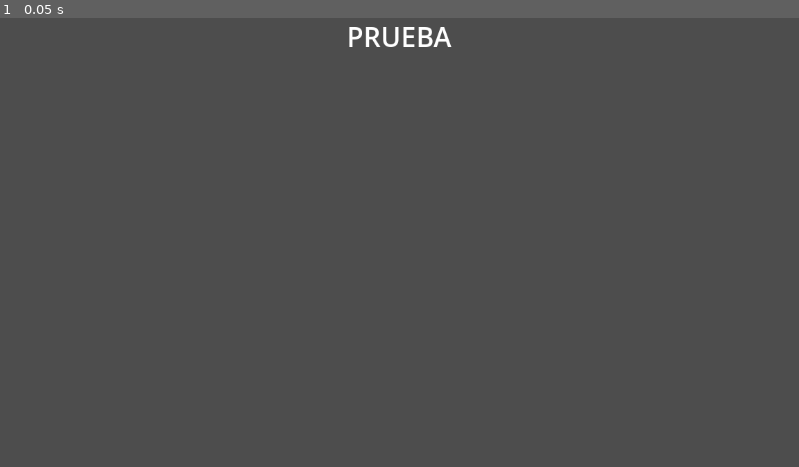
Above: before the commit, frame 1.
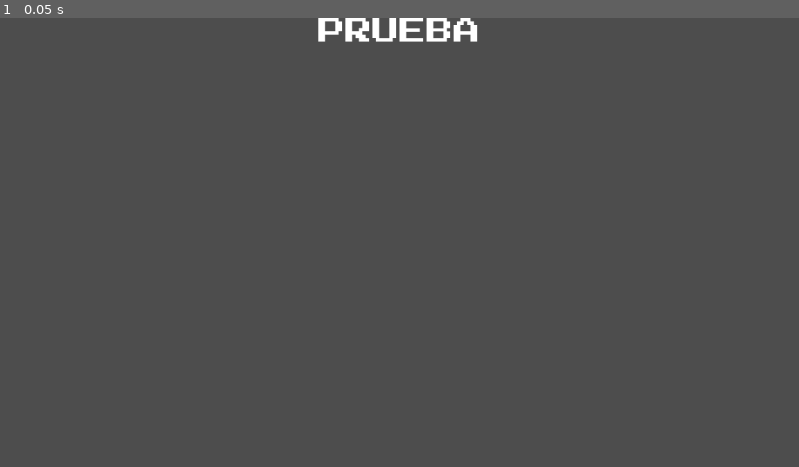
Above: after the commit, the same moment.

Repository: TonyCast2005/Galileo
Game: Godot game, scene res://escenas/menu.tscn
Same seed, same stepped clock (60 frames per second), same inputs: the game is played once before the commit and once after it. The project has no main scene, so this scene is started directly.
Inputs:
- Up to frame 1 (0.05 s): no input

The runs differ from the first frame. In frame 1, 0.8% of the frame differs, in the area x 39-60%, y 0-7%.

Commit message:
Examen De ubicacion iniciado

Diff:
--- /dev/null
+++ b/galileo/Scripts/TestUbicacion/AvisoDeNivel/Gato_AvisoNivel.gd
@@ -0,0 +1,15 @@
+extends Sprite2D
+
+func _ready():
+    inclinar()
+
+func inclinar():
+    var tween = create_tween()
+    tween.set_loops() # se repite infinito
+
+    # Inclinar a la derecha (0.2 rad ≈ 11 grados)
+    tween.tween_property(self, "rotation", 0.2, 0.8).set_trans(Tween.TRANS_SINE).set_ease(Tween.EASE_IN_OUT)
+    # Inclinar a la izquierda (-0.2 rad)
+    tween.tween_property(self, "rotation", -0.2, 1.6).set_trans(Tween.TRANS_SINE).set_ease(Tween.EASE_IN_OUT)
+    # Regresar al centro (0 rad)
+    tween.tween_property(self, "rotation", 0, 0.8).set_trans(Tween.TRANS_SINE).set_ease(Tween.EASE_IN_OUT)
--- /dev/null
+++ b/galileo/Scripts/TestUbicacion/AvisoDeNivel/aviso_nivel.gd
@@ -0,0 +1,3 @@
+extends Control
+func lanzar_confetti():
+    $Confetti.emitting = true
--- /dev/null
+++ b/galileo/Scripts/TestUbicacion/Instrucciones/Instucciones.gd
@@ -0,0 +1,92 @@
+extends Node2D
+
+@onready var label = $NinePatchRect/TextoInstrucciones
+@onready var gato = $Sprite2D
+@onready var boton = $comenzar
+
+var instrucciones = [
+    "¡Hola! Soy tu gato guía 😺.",
+    "En este examen tendrás 10 preguntas.",
+    "Tienes 15 minutos para responder.",
+    "¡Haz tu mejor esfuerzo y mucha suerte!"
+]
+
+var indice = 0
+var velocidad = 0.044
+var tween_habla: Tween = null
+var tween_idle: Tween = null
+var escribiendo = false
+var dialogos_terminados = false
+
+func _ready():
+    boton.hide()
+    animar_idle(true)  # Activar movimiento idle al inicio
+    mostrar_instruccion()
+
+func mostrar_instruccion():
+    if indice < instrucciones.size():
+        escribir_texto(instrucciones[indice])
+    else:
+        label.text = "¡Listo! Pulsa el botón para comenzar el examen."
+        dialogos_terminados = true
+        boton.show()
+
+func escribir_texto(texto: String) -> void:
+    label.text = ""
+    escribiendo = true
+    boton.hide()
+
+    # Desactivar idle mientras habla
+    animar_idle(false)
+
+    # Activar animación de hablar
+    animar_habla(true)
+
+    for i in texto.length():
+        label.text += texto[i]
+        await get_tree().create_timer(velocidad).timeout
+
+    # Termina la animación
+    animar_habla(false)
+    escribiendo = false
+    boton.show()
+
+    # Reactivar idle cuando no habla
+    animar_idle(true)
+    indice += 1
+
+func animar_habla(habla: bool):
+    if habla:
+        gato.texture = preload("res://assets/sprites/ui/Galileo/Galileo Hablando 1.png")
+        tween_habla = create_tween()
+        tween_habla.set_loops()
+        tween_habla.tween_property(gato, "position:y", gato.position.y + 3, 0.1).set_trans(Tween.TRANS_SINE).set_ease(Tween.EASE_IN_OUT)
+        tween_habla.tween_property(gato, "position:y", gato.position.y, 0.1).set_trans(Tween.TRANS_SINE).set_ease(Tween.EASE_IN_OUT)
+    else:
+        gato.texture = preload("res://assets/sprites/ui/Galileo/Feli.png")
+        if tween_habla:
+            tween_habla.kill()
+            tween_habla = null
+
+# Animación idle: ligera rotación izquierda-derecha
+func animar_idle(activo: bool):
+    if activo:
+        if tween_idle:
+            tween_idle.kill()
+        tween_idle = create_tween()
+        tween_idle.set_loops()
+        tween_idle.tween_property(gato, "rotation_degrees", 5, 1).set_trans(Tween.TRANS_SINE).set_ease(Tween.EASE_IN_OUT)
+        tween_idle.tween_property(gato, "rotation_degrees", -5, 2).set_trans(Tween.TRANS_SINE).set_ease(Tween.EASE_IN_OUT)
+        tween_idle.tween_property(gato, "rotation_degrees", 0, 1).set_trans(Tween.TRANS_SINE).set_ease(Tween.EASE_IN_OUT)
+    else:
+        if tween_idle:
+            tween_idle.kill()
+            tween_idle = null
+        gato.rotation_degrees = 0
+
+# Función conectada al botón
+func _on_comenzar_pressed():
+    if dialogos_terminados:
+        get_tree().change_scene_to_file("res://escenas/TestUbicacion/Examen.tscn")
+    else:
+        mostrar_instruccion()
--- /dev/null
+++ b/galileo/escenas/TestUbicacion/Examen.tscn
@@ -0,0 +1,47 @@
+[gd_scene format=3 uid="uid://btqowb15bop7l"]
+
+[node name="Control" type="Control"]
+layout_mode = 3
+anchors_preset = 15
+anchor_right = 1.0
+anchor_bottom = 1.0
+grow_horizontal = 2
+grow_vertical = 2
+
+[node name="ColorRect" type="ColorRect" parent="."]
+layout_mode = 1
+anchors_preset = 15
+anchor_right = 1.0
+anchor_bottom = 1.0
+grow_horizontal = 2
+grow_vertical = 2
+color = Color(0.539972, 0.0524385, 0.693837, 1)
+
+[node name="Progreso" type="Label" parent="."]
+layout_mode = 0
+offset_left = 54.0
+offset_top = 22.0
+offset_right = 665.0
+offset_bottom = 88.0
+theme_override_font_sizes/font_size = 32
+text = "PREGUNTA NUMERO 3"
+horizontal_alignment = 1
+vertical_alignment = 1
+
+[node name="PreguntaContainer" type="VBoxContainer" parent="."]
+layout_mode = 1
+anchors_preset = 15
+anchor_right = 1.0
+anchor_bottom = 1.0
+offset_top = 123.0
+offset_bottom = -167.0
+grow_horizontal = 2
+grow_vertical = 2
+
+[node name="Button" type="Button" parent="."]
+layout_mode = 0
+offset_left = 467.0
+offset_top = 1145.0
+offset_right = 692.0
+offset_bottom = 1247.0
+text = "siguiente"
--- /dev/null
+++ b/galileo/escenas/TestUbicacion/Instrucciones.tscn
@@ -0,0 +1,49 @@
+[gd_scene load_steps=4 format=3 uid="uid://kcyilinq4jcx"]
+
+[ext_resource type="Script" uid="uid://bcxkpsldudoor" path="res://Scripts/TestUbicacion/Instrucciones/Instucciones.gd" id="1_rumnk"]
+[ext_resource type="Texture2D" uid="uid://cjum5jl505mim" path="res://assets/sprites/ui/Galileo/Galileo Base.png" id="2_a02lt"]
+[ext_resource type="Texture2D" uid="uid://feyahj0mae46" path="res://assets/sprites/globoTexto .png" id="2_brpxg"]
+
+[node name="Instrucciones" type="Node2D"]
+script = ExtResource("1_rumnk")
+
+[node name="ColorRect" type="ColorRect" parent="."]
+offset_left = -6.0
+offset_top = 3.0
+offset_right = 721.0
+offset_bottom = 1279.0
+color = Color(0.406785, 0.0773215, 0.486765, 1)
+
+[node name="Sprite2D" type="Sprite2D" parent="."]
+position = Vector2(222, 762)
+scale = Vector2(1.17188, 1.26953)
+texture = ExtResource("2_a02lt")
+
+[node name="NinePatchRect" type="NinePatchRect" parent="."]
+offset_left = 151.0
+offset_top = 261.0
+offset_right = 599.0
+offset_bottom = 730.0
+texture = ExtResource("2_brpxg")
+
+[node name="TextoInstrucciones" type="Label" parent="NinePatchRect"]
+layout_mode = 0
+offset_left = 76.0
+offset_top = 149.0
+offset_right = 372.0
+offset_bottom = 328.0
+theme_override_colors/font_color = Color(0, 0, 0, 1)
+theme_override_colors/font_shadow_color = Color(0, 0, 0, 1)
+theme_override_font_sizes/font_size = 29
+text = "Hola esta es una prueba de texto"
+autowrap_mode = 2
+
+[node name="comenzar" type="Button" parent="."]
+offset_left = 204.0
+offset_top = 923.0
+offset_right = 485.0
+offset_bottom = 994.0
+theme_override_font_sizes/font_size = 27
+text = "SIGUIENTE"
+
+[connection signal="pressed" from="comenzar" to="." method="_on_comenzar_pressed"]
--- /dev/null
+++ b/galileo/escenas/usuario/Mensajes/AvisoNivel.tscn
@@ -0,0 +1,99 @@
+[gd_scene load_steps=6 format=3 uid="uid://73voitwu6r4c"]
+
+[ext_resource type="Texture2D" uid="uid://bmh67ey51trx4" path="res://assets/sprites/ui/Galileo/Feli.png" id="1_7a7jo"]
+[ext_resource type="Script" uid="uid://cftmxa3i8h0qd" path="res://Scripts/TestUbicacion/AvisoDeNivel/aviso_nivel.gd" id="1_vjyao"]
+[ext_resource type="Script" uid="uid://c7irro3p3n82a" path="res://Scripts/TestUbicacion/AvisoDeNivel/Gato_AvisoNivel.gd" id="3_v1bei"]
+[ext_resource type="Texture2D" uid="uid://cjum5jl505mim" path="res://assets/sprites/ui/Galileo/Galileo Base.png" id="5_05nnh"]
+
+[sub_resource type="StyleBoxFlat" id="StyleBoxFlat_fwf31"]
+bg_color = Color(0.257484, 0.26195, 0.40107, 1)
+corner_radius_top_left = 40
+corner_radius_top_right = 40
+corner_radius_bottom_right = 40
+corner_radius_bottom_left = 40
+
+[node name="Control" type="Control"]
+layout_mode = 3
+anchors_preset = 15
+anchor_right = 1.0
+anchor_bottom = 1.0
+grow_horizontal = 2
+grow_vertical = 2
+script = ExtResource("1_vjyao")
+
+[node name="ColorRect" type="ColorRect" parent="."]
+layout_mode = 1
+anchors_preset = 15
+anchor_right = 1.0
+anchor_bottom = 1.0
+grow_horizontal = 2
+grow_vertical = 2
+color = Color(0.1627, 0.14145, 0.229818, 1)
+
+[node name="Label" type="Label" parent="."]
+layout_mode = 0
+offset_left = 97.0
+offset_top = 291.0
+offset_right = 630.0
+offset_bottom = 380.0
+theme_override_font_sizes/font_size = 41
+text = "¡Felicidades!
+"
+
+[node name="Feli" type="Sprite2D" parent="."]
+position = Vector2(353, 495)
+rotation = -0.119002
+scale = Vector2(2.13672, 2.00391)
+texture = ExtResource("1_7a7jo")
+script = ExtResource("3_v1bei")
+
+[node name="Label2" type="Label" parent="."]
+layout_mode = 0
+offset_left = 15.0
+offset_top = 699.0
+offset_right = 735.0
+offset_bottom = 894.0
+theme_override_font_sizes/font_size = 28
+text = "Has terminado el examen
+y esto te posiciona en
+el nivel"
+horizontal_alignment = 1
+
+[node name="nivelLabel" type="Label" parent="."]
+layout_mode = 0
+offset_left = 112.0
+offset_top = 825.0
+offset_right = 621.0
+offset_bottom = 941.0
+theme_override_colors/font_color = Color(1, 0.937255, 0, 1)
+theme_override_colors/font_shadow_color = Color(0.172941, 0.0561856, 0.314452, 1)
+theme_override_colors/font_outline_color = Color(1, 1, 1, 1)
+theme_override_font_sizes/font_size = 42
+text = "Avanzado
+"
+horizontal_alignment = 1
+
+[node name="continuar" type="Button" parent="."]
+layout_mode = 0
+offset_left = 240.0
+offset_top = 914.0
+offset_right = 483.0
+offset_bottom = 966.0
+theme_override_font_sizes/font_size = 21
+theme_override_styles/normal = SubResource("StyleBoxFlat_fwf31")
+text = "Continuar"
+
+[node name="AnimatedSprite2D" type="AnimatedSprite2D" parent="."]
+position = Vector2(279, 207)
+
+[node name="confetti" type="CPUParticles2D" parent="."]
+position = Vector2(361, 78)
+emitting = false
+amount = 200
+texture = ExtResource("5_05nnh")
+lifetime = 2.26
+one_shot = true
+explosiveness = 1.0
+direction = Vector2(0, 1)
+spread = 180.0
+gravity = Vector2(0, 200)
--- a/galileo/project.godot
+++ b/galileo/project.godot
@@ -14,6 +14,10 @@
 config/features=PackedStringArray("4.4", "Mobile")
 config/icon="res://assets/icon.svg"
 
+[gui]
+
+theme/custom_font="uid://cu62bdhamv7ue"
+
 [rendering]
 
 renderer/rendering_method="mobile"
Not shown, added: galileo/Scripts/TestUbicacion/AvisoDeNivel/Gato_AvisoNivel.gd.uid
Not shown, added: galileo/Scripts/TestUbicacion/AvisoDeNivel/aviso_nivel.gd.uid
Not shown, added: galileo/Scripts/TestUbicacion/Instrucciones/Instucciones.gd.uid
Binary file added: galileo/assets/sprites/confettis.png
Not shown, added: galileo/assets/sprites/confettis.png.import
Binary file added: galileo/assets/sprites/globoTexto .png
Not shown, added: galileo/assets/sprites/globoTexto .png.import
Binary file added: galileo/assets/sprites/ui/Galileo/Feli.png
Not shown, added: galileo/assets/sprites/ui/Galileo/Feli.png.import
Binary file added: galileo/assets/sprites/ui/Galileo/Galileo Base.png
Not shown, added: galileo/assets/sprites/ui/Galileo/Galileo Base.png.import
Binary file added: galileo/assets/sprites/ui/Galileo/Galileo Hablando 1.png
(and 11 more such lines)
